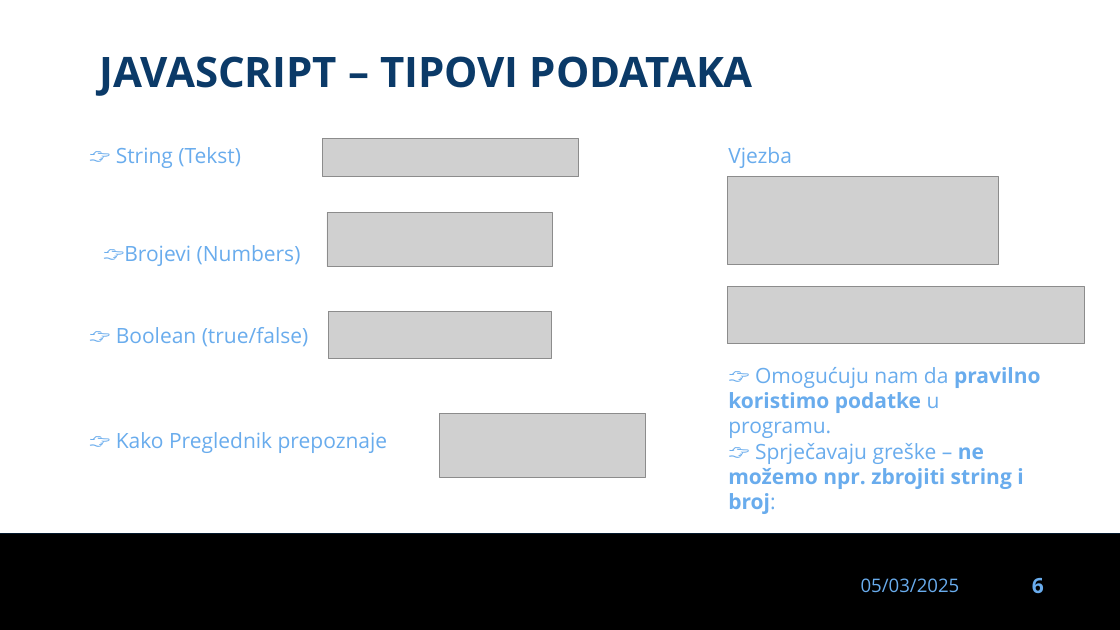
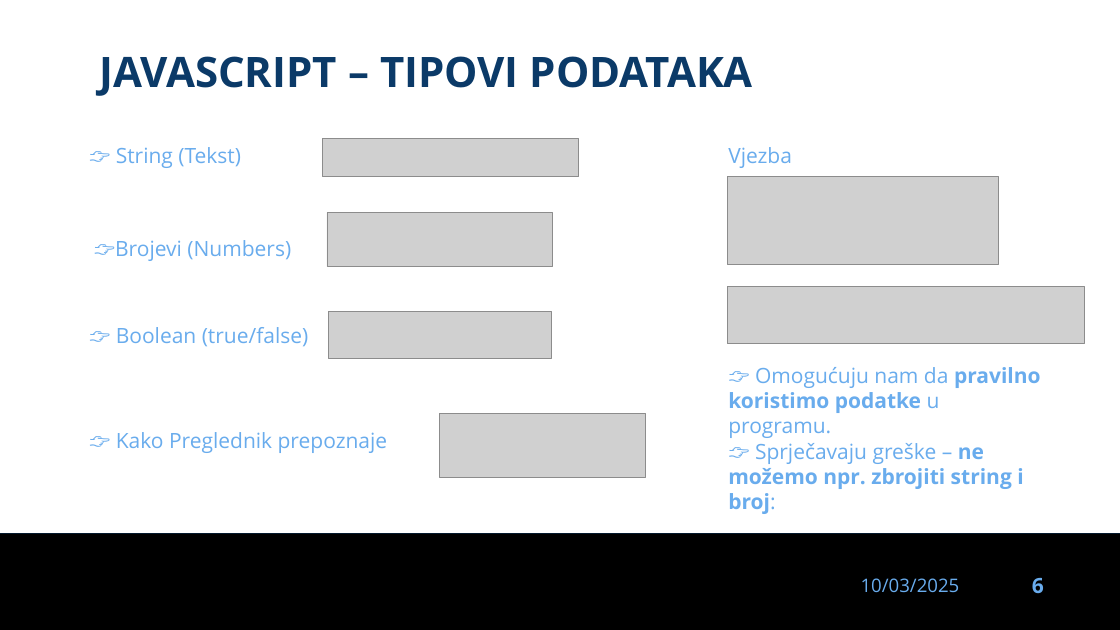
Before and after one commit to dinoDuvnjak/CTK, a slide deck: slide 6 of Bootcamp/javascript-uvod/javascript-uvod.pptx. Drawn at 1120x630 pixels with LibreOffice and Linux fonts; fonts in the diff are those of the drawing; grey boxes stand for pictures; background and template pictures are left out. Boxes give left, top, right and bottom in pixels: in the first picture for what was removed or moved away, otherwise in the second. Text is boxed around its words. In the diff, an @@ line names an element or a change of style, - is before the commit and + after.

```diff
--- a/Bootcamp/javascript-uvod/javascript-uvod.pptx
+++ b/Bootcamp/javascript-uvod/javascript-uvod.pptx
@@ text "👉Brojevi (Numbers)": place and size @@
-text "👉Brojevi (Numbers)" at [103,245,301,266]
+text "👉Brojevi (Numbers)" at [94,240,291,261]
@@ text at [861,578,960,592]: text changed @@
-05/03/2025
+10/03/2025
```
Also in this commit, not shown: 33 other slides changed, 1 slide removed, 1 other file.
